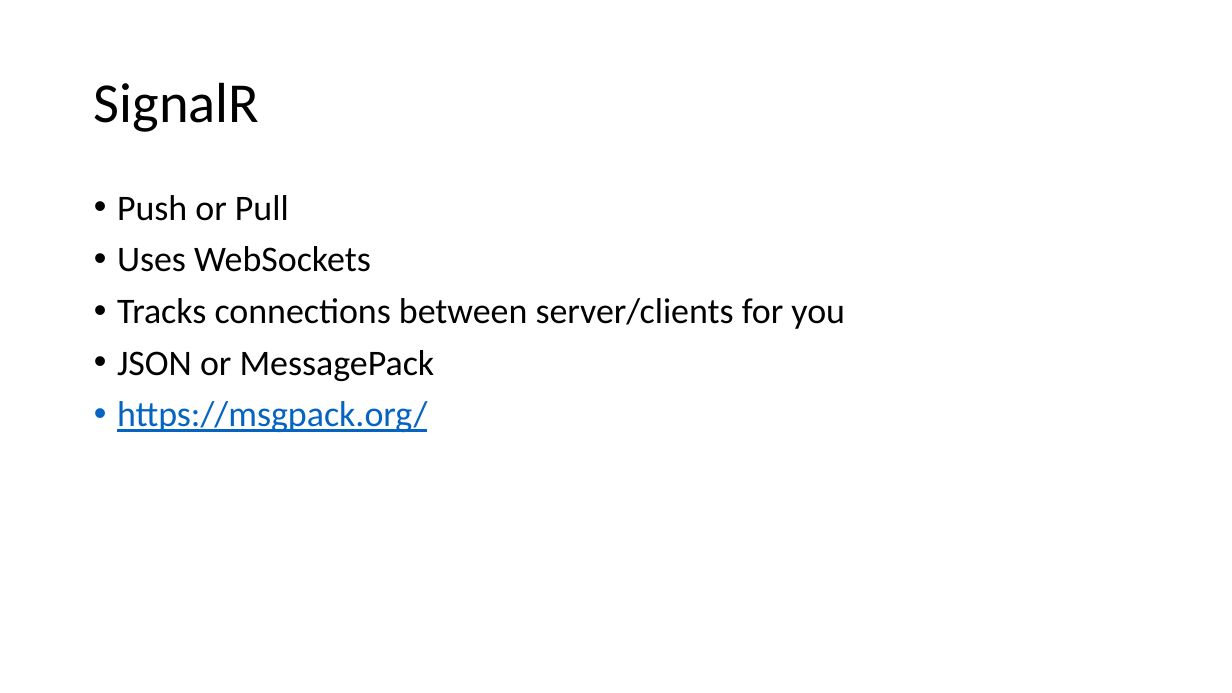
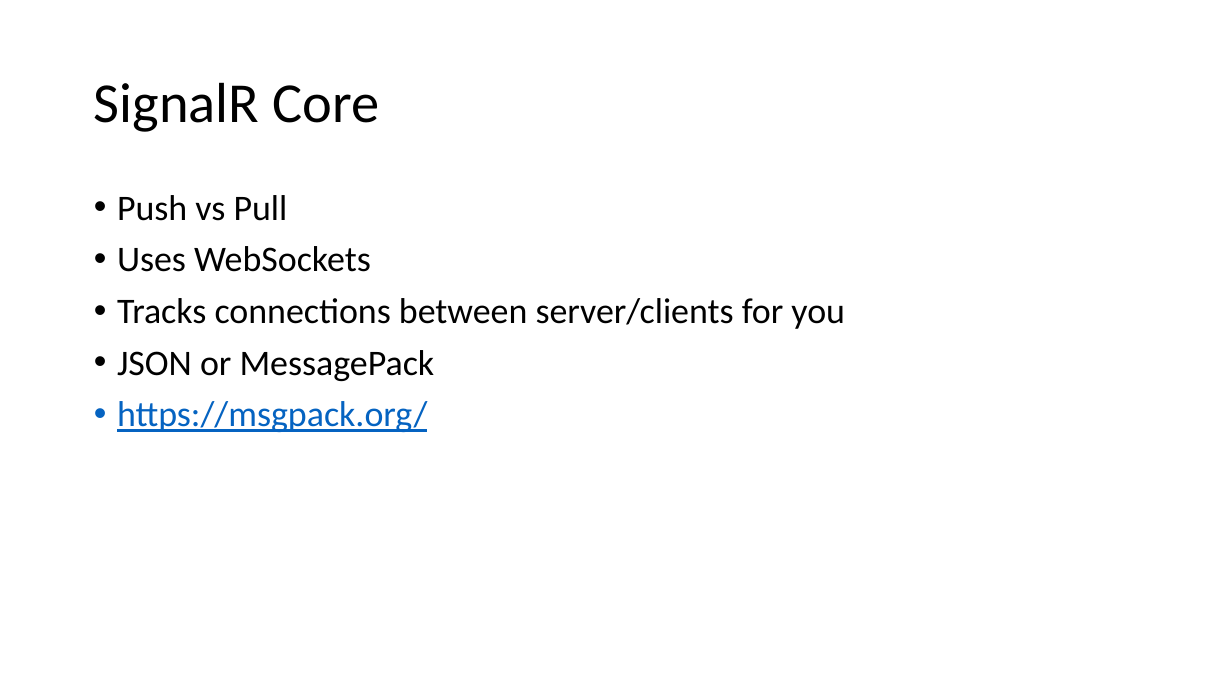
Before and after one commit to ProgrammerAL/Presentations-2020, a slide deck: slide 9 of 2020-04-14 ONETUG App Communication Juxtaposition/Presentation.pptx (slide 10 before the commit). Drawn at 1232x693 pixels with LibreOffice and Linux fonts; fonts in the diff are those of the drawing. Boxes give left, top, right and bottom in pixels: in the first picture for what was removed or moved away, otherwise in the second. Text is boxed around its words. In the diff, an @@ line names an element or a change of style, - is before the commit and + after.

```diff
--- a/2020-04-14 ONETUG App Communication Juxtaposition/Presentation.pptx
+++ b/2020-04-14 ONETUG App Communication Juxtaposition/Presentation.pptx
@@ title at (94,82,379,132): text changed @@
-SignalR
+SignalR Core
@@ text at (117,195,288,221): text changed @@
-• Push or Pull
+• Push vs Pull
```
Also in this commit, not shown: 2 other slides changed, 1 slide removed, 1 other file.
